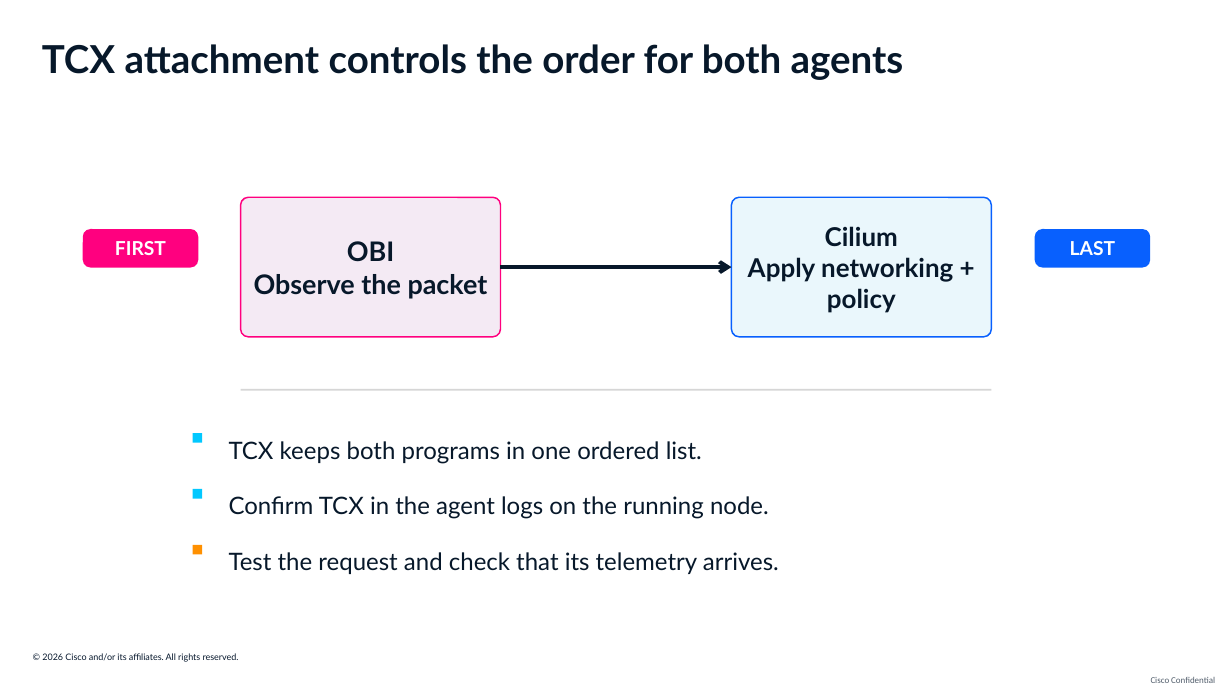
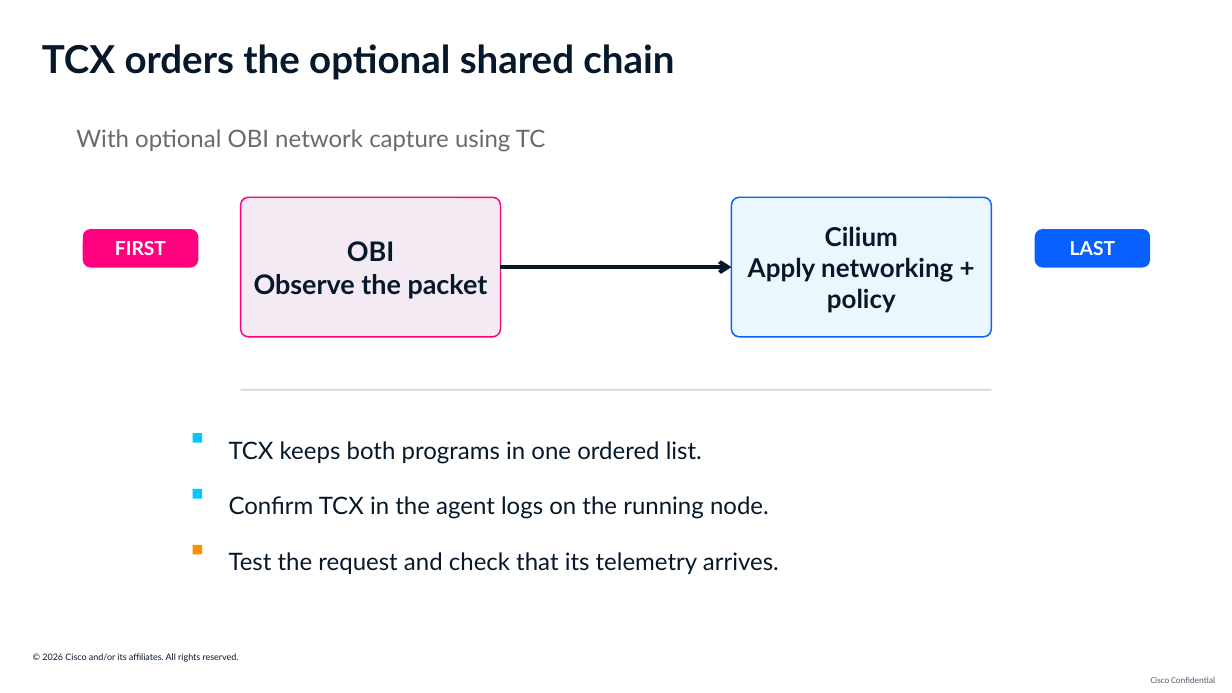
Before and after one commit to ajimenez1503/cilium-obi-demo, a slide deck: slide 14 of slides/cilium-obi-session-deck-latest.pptx (slide 13 before the commit). Drawn at 1232x693 pixels with LibreOffice and Linux fonts; fonts in the diff are those of the drawing; background and template pictures are left out. Boxes give left, top, right and bottom in pixels: in the first picture for what was removed or moved away, otherwise in the second. Text is boxed around its words. In the diff, an @@ line names an element or a change of style, - is before the commit and + after.

```diff
--- a/slides/cilium-obi-session-deck-latest.pptx
+++ b/slides/cilium-obi-session-deck-latest.pptx
@@ text at [42,44,674,80]: text changed @@
-TCX attachment controls the order for both agents
+TCX orders the optional shared chain
@@ text added at [76,129,545,152], 18.8 pt, text #686B6B @@
+With optional OBI network capture using TC
```
Also in this commit, not shown: 8 other slides changed, 3 slides added, 2 slides removed, 30 other files.
